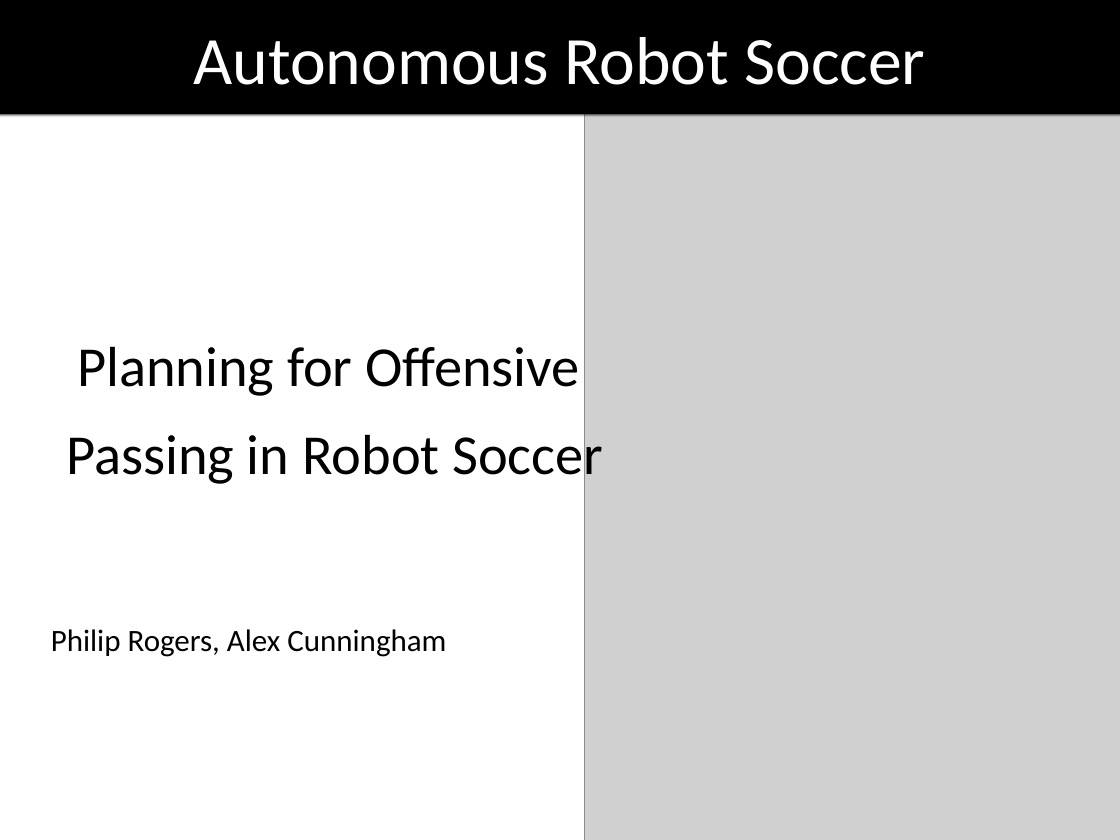
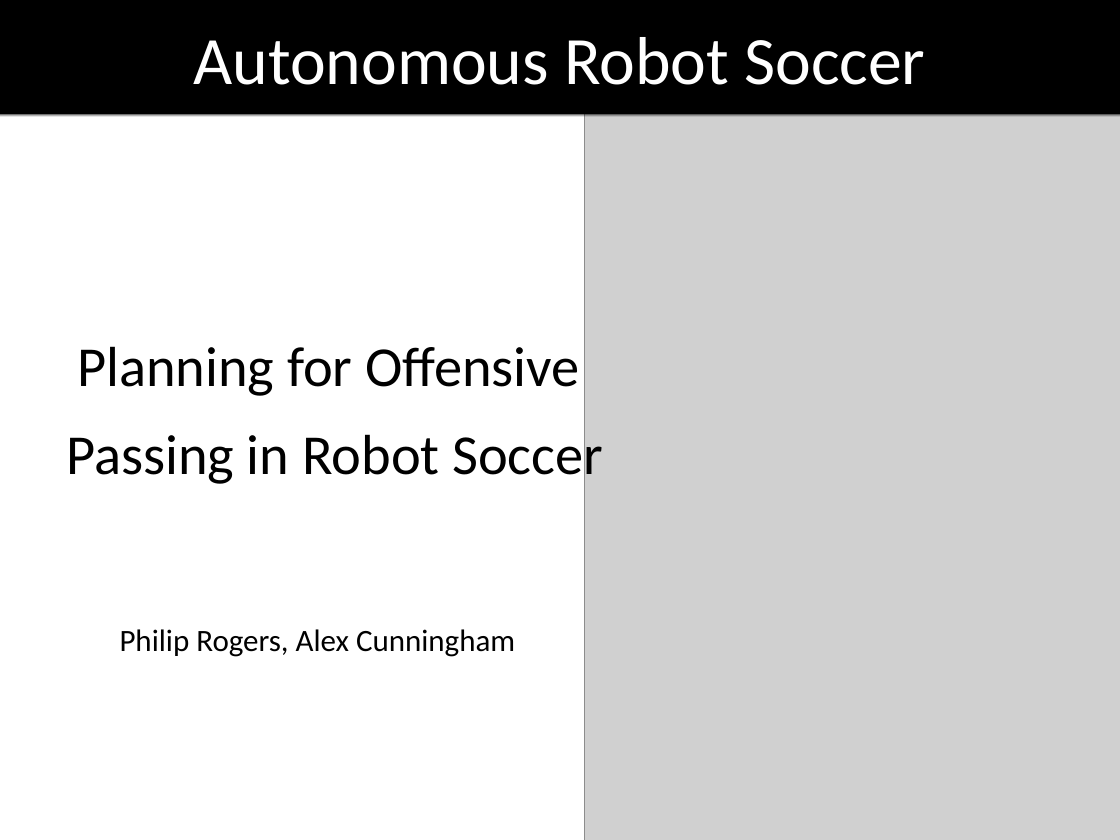
Before and after one commit to oarslan3/gt-cs-rip-projects, a slide deck: slide 1 of final/finalPresentation.odp. Drawn at 1120x840 pixels with LibreOffice and Linux fonts; fonts in the diff are those of the drawing; grey boxes stand for pictures. Boxes give left, top, right and bottom in pixels: in the first picture for what was removed or moved away, otherwise in the second. Text is boxed around its words. In the diff, an @@ line names an element or a change of style, - is before the commit and + after.

```diff
--- a/final/finalPresentation.odp
+++ b/final/finalPresentation.odp
@@ text "Philip Rogers, Alex Cunningham": place and size @@
-text "Philip Rogers, Alex Cunningham" at bbox=[51, 629, 446, 657]
+text "Philip Rogers, Alex Cunningham" at bbox=[120, 629, 515, 657]
@@ text "Philip Rogers, Alex Cunningham" at bbox=[120, 629, 515, 657]: alignment left to centre @@
```
Also in this commit, not shown: 2 other slides changed, 1 other file.
